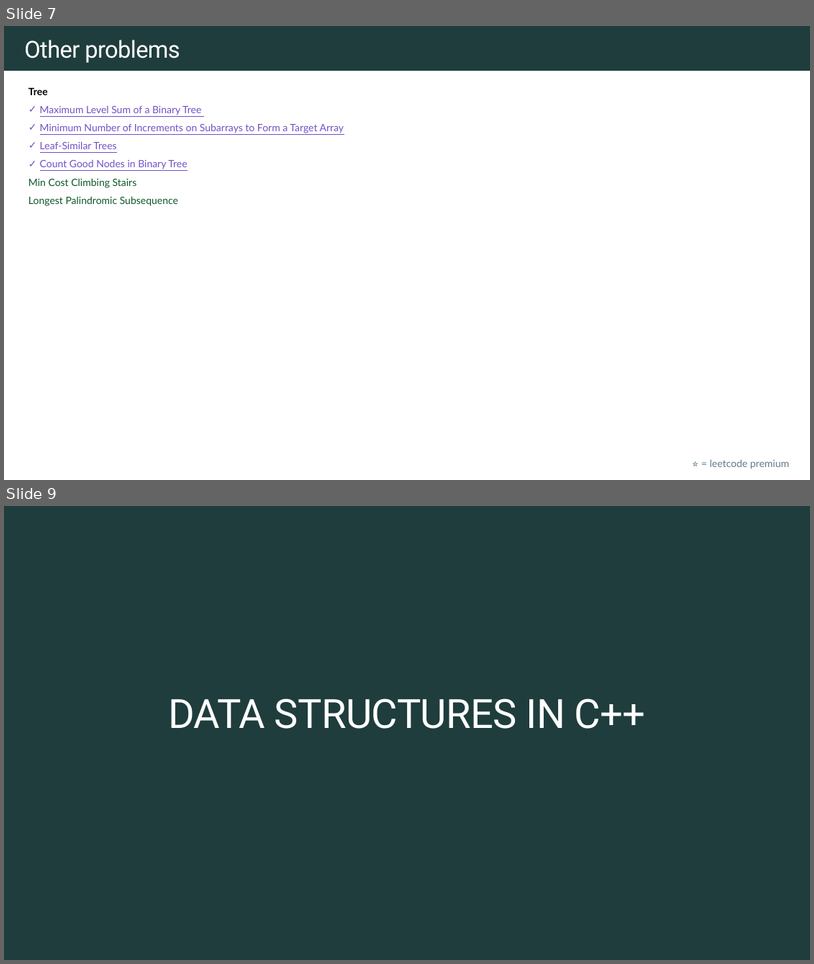
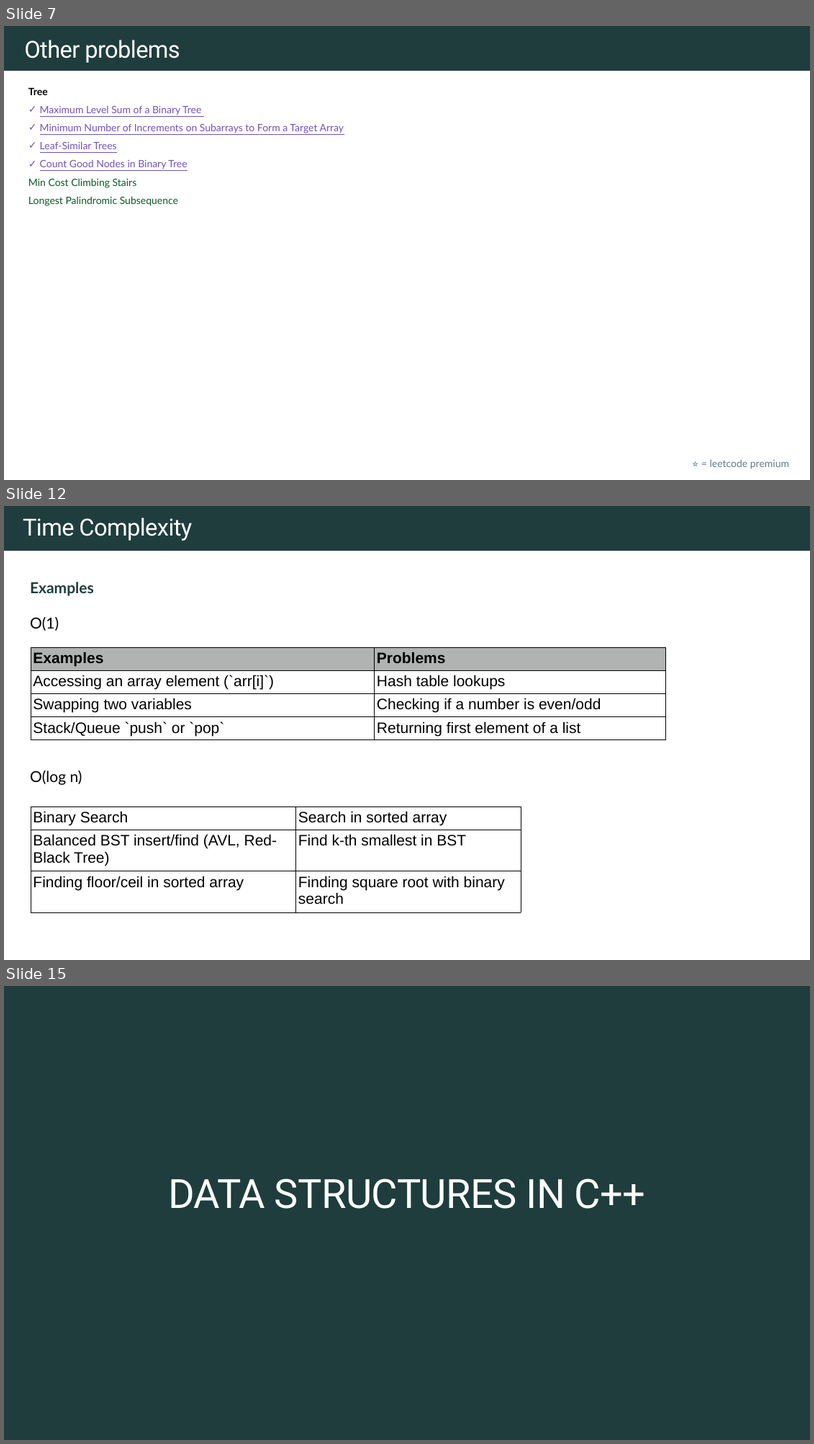
Before and after one commit to rfdavid/coding-interview-handbook-cpp, a slide deck: Algorithm and problem Solving Cheatsheet.pptm. Shown one above the other, each under a label of ours: slides 7 and 9 before the commit, slides 7, 12 and 15 after it; the slides between them are not shown. The pictures are 814x964 and 814x1444 pixels, drawn with LibreOffice and Linux fonts; fonts in the diff are those of the drawing. Boxes give left, top, right and bottom in pixels: in the first picture for what was removed or moved away, otherwise in the second. Text is boxed around its words. In the diff, an @@ line names an element or a change of style, - is before the commit and + after.

Commit message:
Added time and space complexities

```diff
--- a/Algorithm and problem Solving Cheatsheet.pptm
+++ b/Algorithm and problem Solving Cheatsheet.pptm
@@ slide 12 added at (x1=4, y1=506, x2=810, y2=960), background #FFFFFF; not listed: 1 template element that a slide beside it also shows @@
@@ title added at (x1=23, y1=518, x2=192, y2=541), 28 pt, text #FFFFFF @@
+Time Complexity
@@ text added at (x1=30, y1=582, x2=94, y2=596), 18 pt, text #1F3D3D, bold @@
+Examples
@@ text added at (x1=30, y1=617, x2=59, y2=631), 18 pt, text #000000 @@
+O(1)
@@ table added at (x1=31, y1=647, x2=666, y2=739), 4 rows, 2 columns @@
+Examples | Problems
+Accessing an array element (`arr[i]`) | Hash table lookups
+Swapping two variables | Checking if a number is even/odd
+Stack/Queue `push` or `pop` | Returning first element of a list
@@ text added at (x1=30, y1=770, x2=82, y2=785), 18 pt, text #000000 @@
+O(log n)
@@ table added at (x1=31, y1=807, x2=521, y2=913), 3 rows, 2 columns @@
+Binary Search | Search in sorted array
+Balanced BST insert/find (AVL, Red-Black Tree) | Find k-th smallest in BST
+Finding floor/ceil in sorted array | Finding square root with binary search
@@ what was slide 9 is now slide 15 @@
```
Also in this commit, not shown: 2 slides changed, 5 other slides added, 16 other files.
